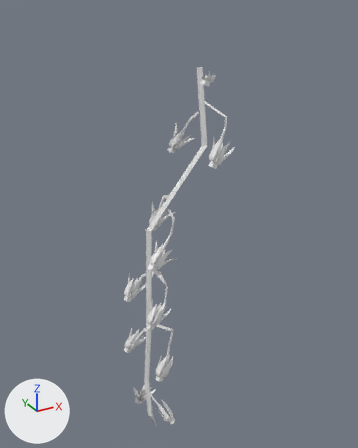
Renders of the OBJ model meshes/env/plants/v9_rachis0.obj from each side of a commit.
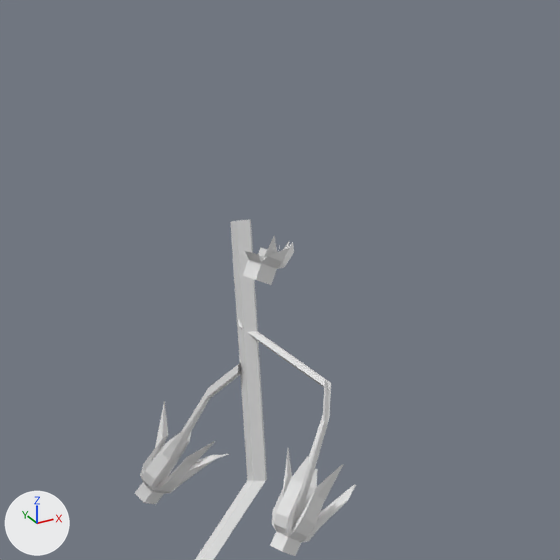
Each version appears first whole from a 50 mm camera at (-0.1282, -0.2645, 0.0375) aimed at (0.0106, -0.0123, -0.0886), and next in a close-up on the part from 35% to 83% of the width and 0% to 38% of the height. The axes (+X, +Y, +Z) are drawn at lower left. The lights are the same throughout. The last two pictures show the newer version. Where no turn or scale is listed for an object, it has been applied to the vertices. Vertices at exactly the same position are counted once.

The first close-up shows 'v9_rachis0'.
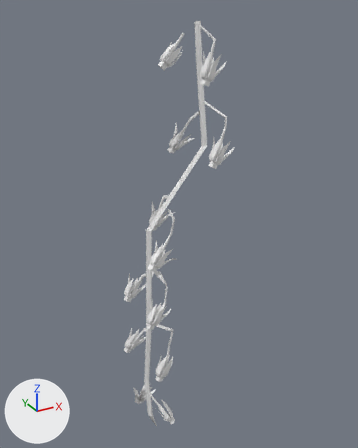
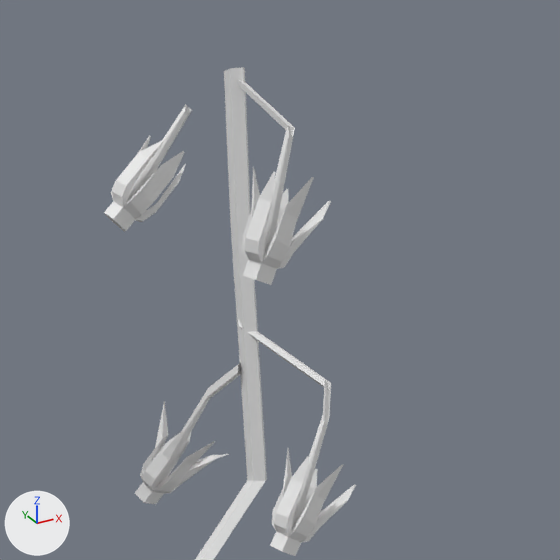
Boxes (x1, y1, x2, y2) around the edits, measured in the close-ups (560 x 560 px):
'v9_rachis0', reshaped: before (135, 220, 356, 560); after (104, 67, 356, 560)
part 1 of me_v9_rachis0, added: after (104, 104, 192, 232)
part 2 of me_v9_rachis0, added: after (224, 67, 331, 258)

What the commit changed:
me_v9_rachis0 is used by ob_v9_rachis0; location (0.0, 0.0, 0.0).
me_v9_rachis0 had 1085 vertices, 2064 faces and spanned x -0.027..0.035, y -0.042..0.005, z -0.245..0.006.
me_v9_rachis0 now has 1232 vertices, 2365 faces and spans x -0.027..0.035, y -0.042..0.006, z -0.245..0.03.
me_v9_rachis0 part 1: a new loose piece of 90 vertices spanning x 0.005..0.023, y -0.001..0.006, z 0.003..0.024.
Part 2, on me_v9_rachis0:
57 vertices are added at x 0.012..0.028, y -0.037..-0.006, z 0.005..0.03.
128 new faces join them.
Other edits to the shape of me_v9_rachis0 do not show in these pictures.
